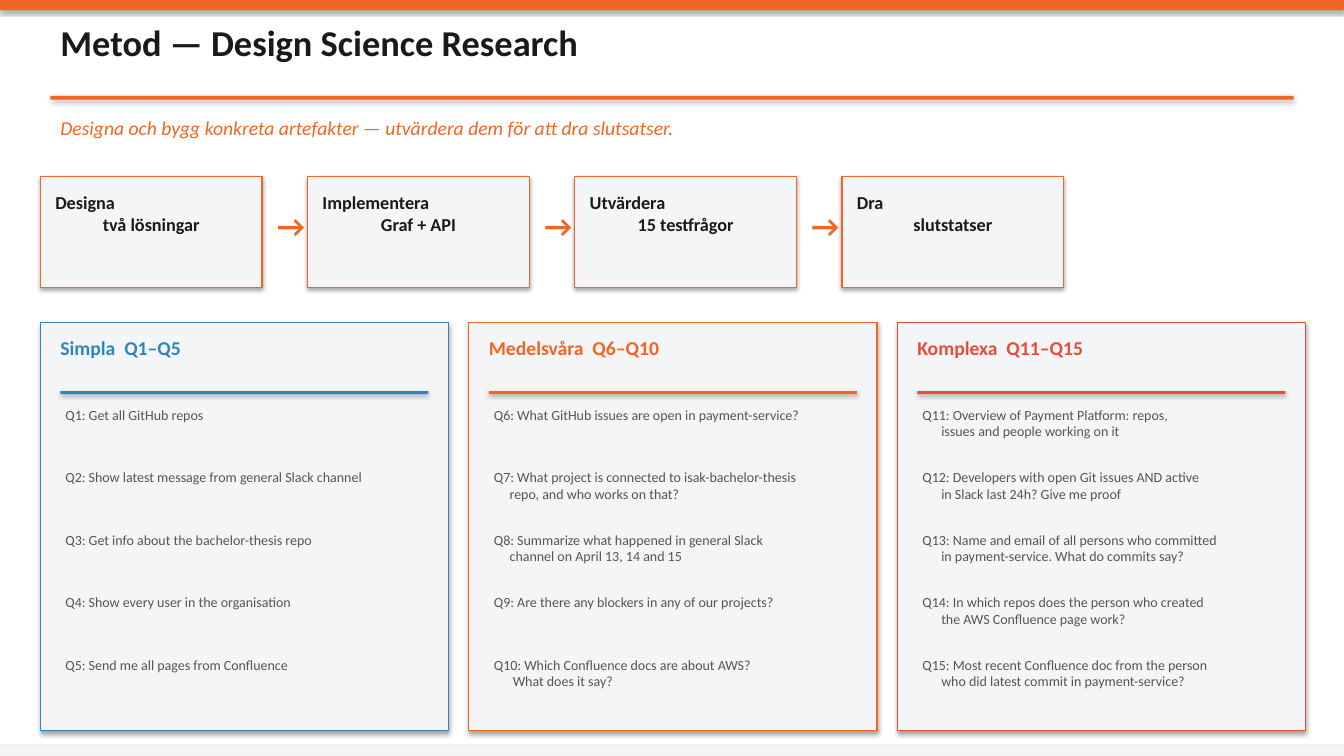
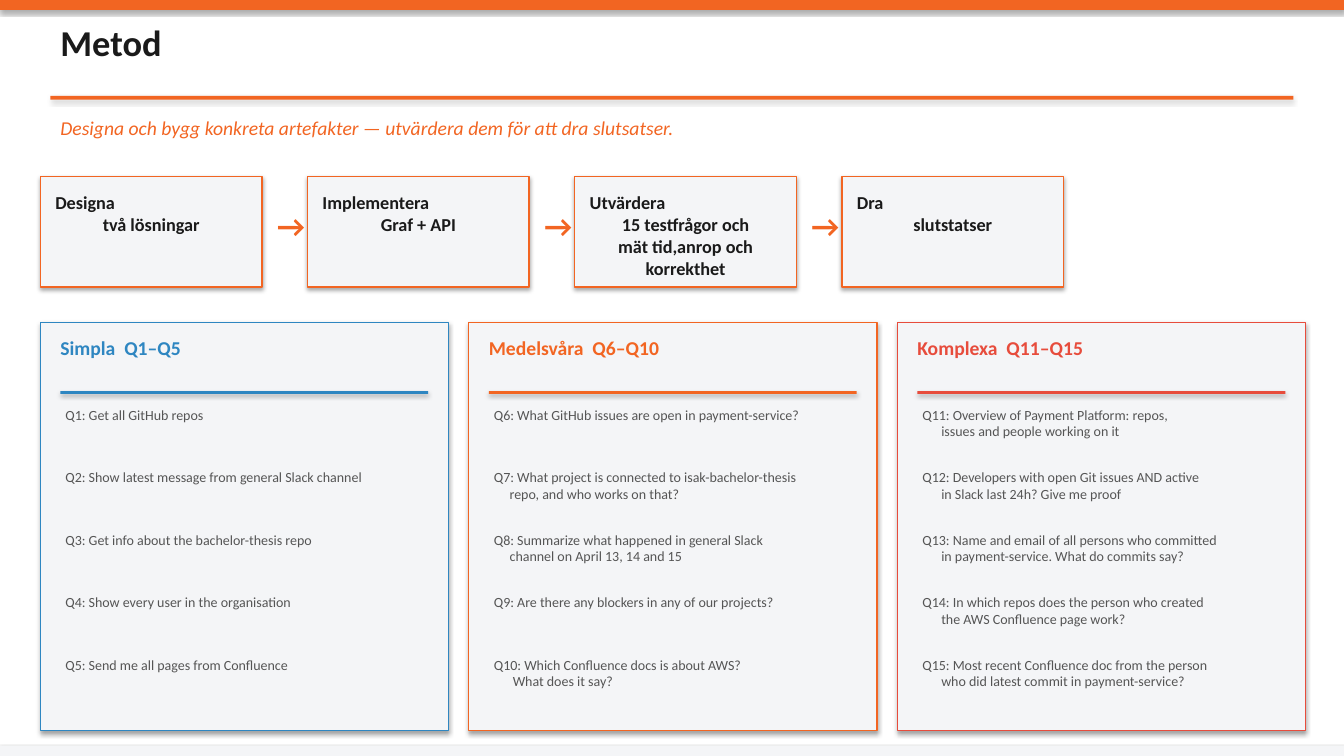
Before and after one commit to isak29/isak-bachelor-thesis, a slide deck: slide 7 of presentation/thesis_presentation_1.pptx. Drawn at 1344x756 pixels with LibreOffice and Linux fonts; fonts in the diff are those of the drawing. Boxes give left, top, right and bottom in pixels: in the first picture for what was removed or moved away, otherwise in the second. Text is boxed around its words. In the diff, an @@ line names an element or a change of style, - is before the commit and + after.

```diff
--- a/presentation/thesis_presentation_1.pptx
+++ b/presentation/thesis_presentation_1.pptx
@@ text at (60,30,161,57): text changed @@
-Metod — Design Science Research
+Metod
@@ text at (618,218,753,275): text changed @@
-15 testfrågor
+15 testfrågor och
+mät tid,anrop och korrekthet
@@ text at (494,660,741,672): text changed @@
-Q10: Which Confluence docs are about AWS?
+Q10: Which Confluence docs is about AWS?
```
Also in this commit, not shown: 8 other slides changed, 3 other files.
